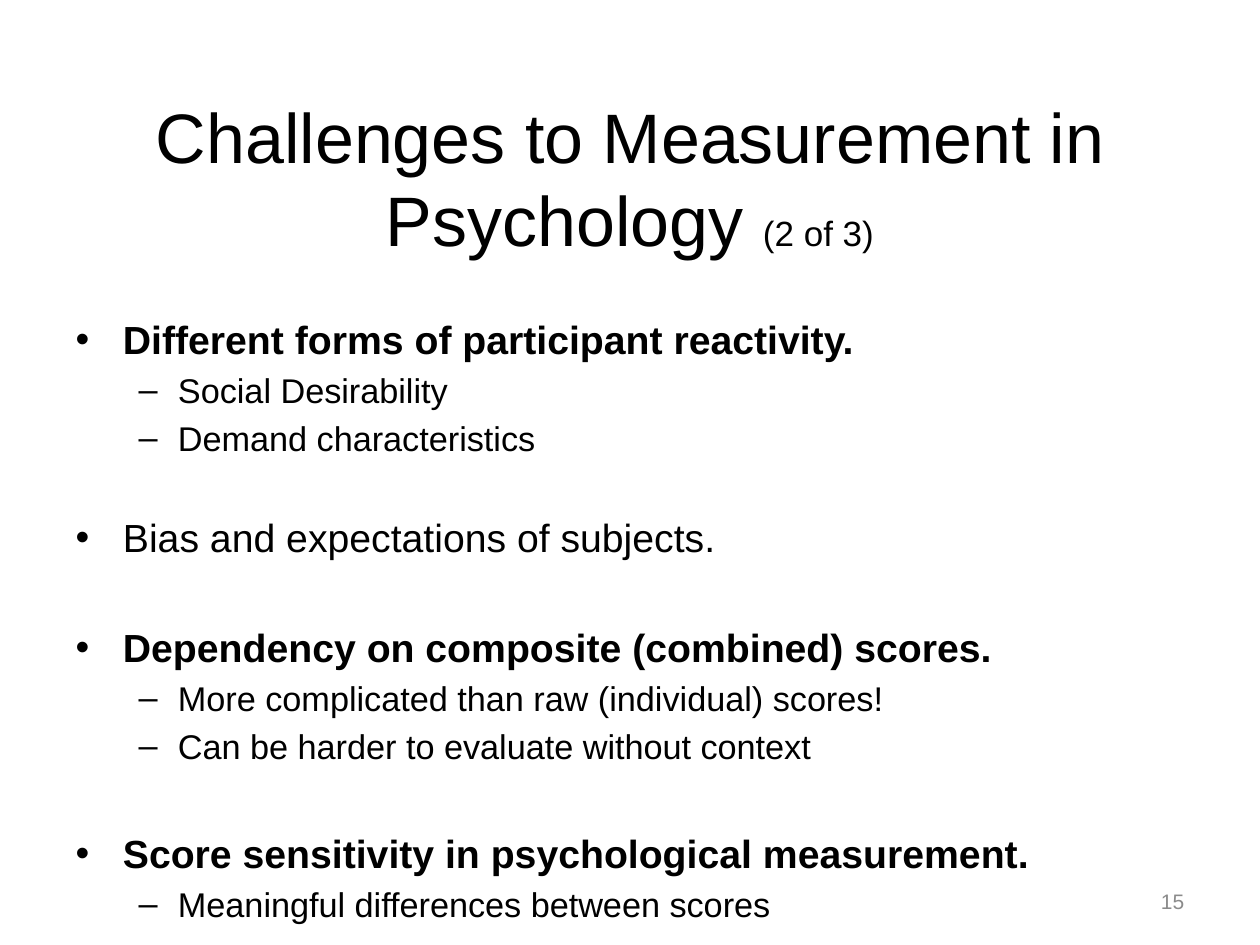
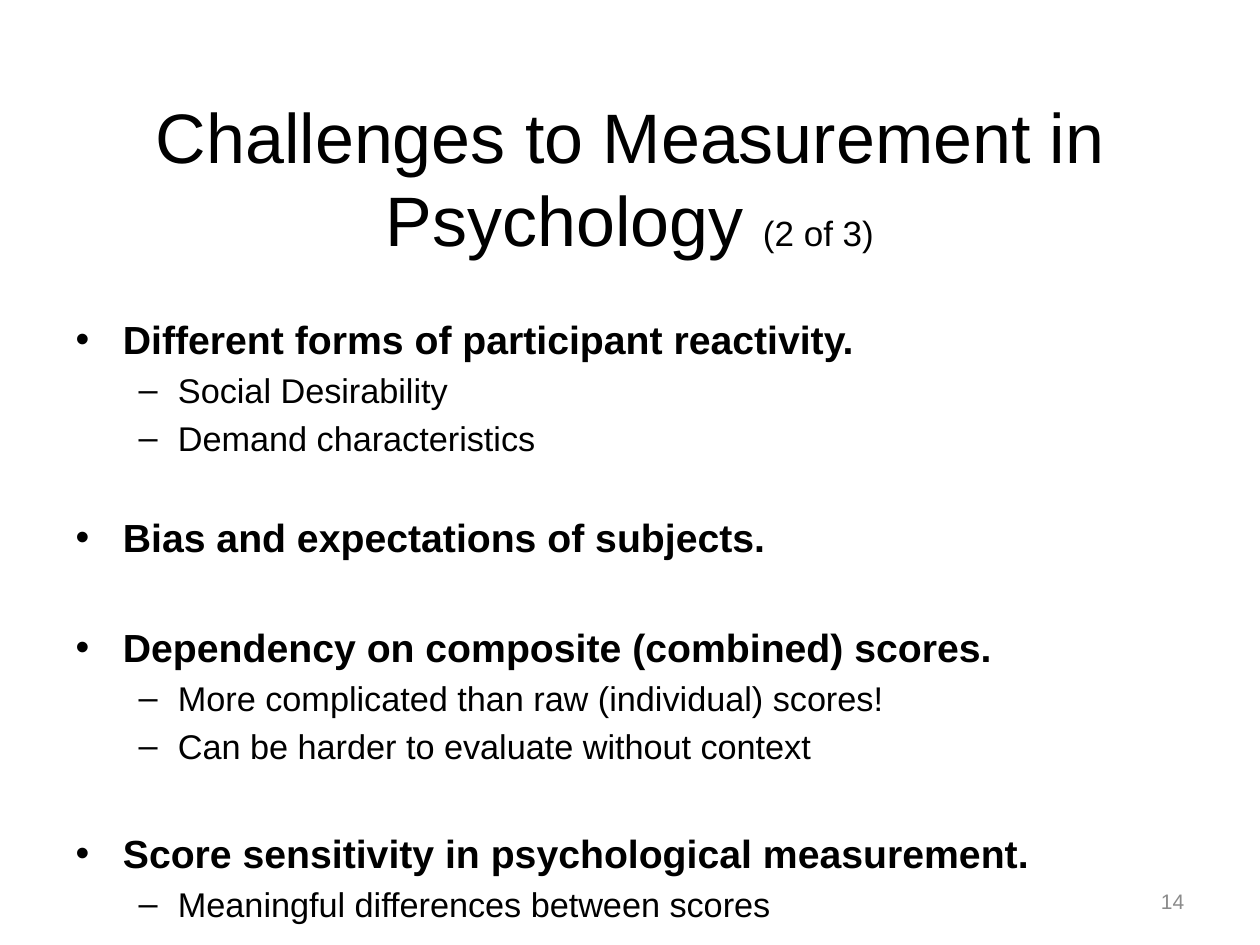
Before and after one commit to npm27/Teaching-Materials, a slide deck: slide 14 of Tests and Eval/Slides/1 Chapter 1.pptx (slide 15 before the commit). Drawn at 1260x945 pixels with LibreOffice and Linux fonts; fonts in the diff are those of the drawing. Boxes give left, top, right and bottom in pixels: in the first picture for what was removed or moved away, otherwise in the second. Text is boxed around its words. In the diff, an @@ line names an element or a change of style, - is before the commit and + after.

```diff
--- a/Tests and Eval/Slides/1 Chapter 1.pptx
+++ b/Tests and Eval/Slides/1 Chapter 1.pptx
@@ text at (123, 523, 765, 560): bold on in "Bias and expectations of subjects." @@
@@ page number at (1161, 894, 1184, 909): text changed @@
-15
+14
```
Also in this commit, not shown: 3 other slides changed, 1 slide removed.
